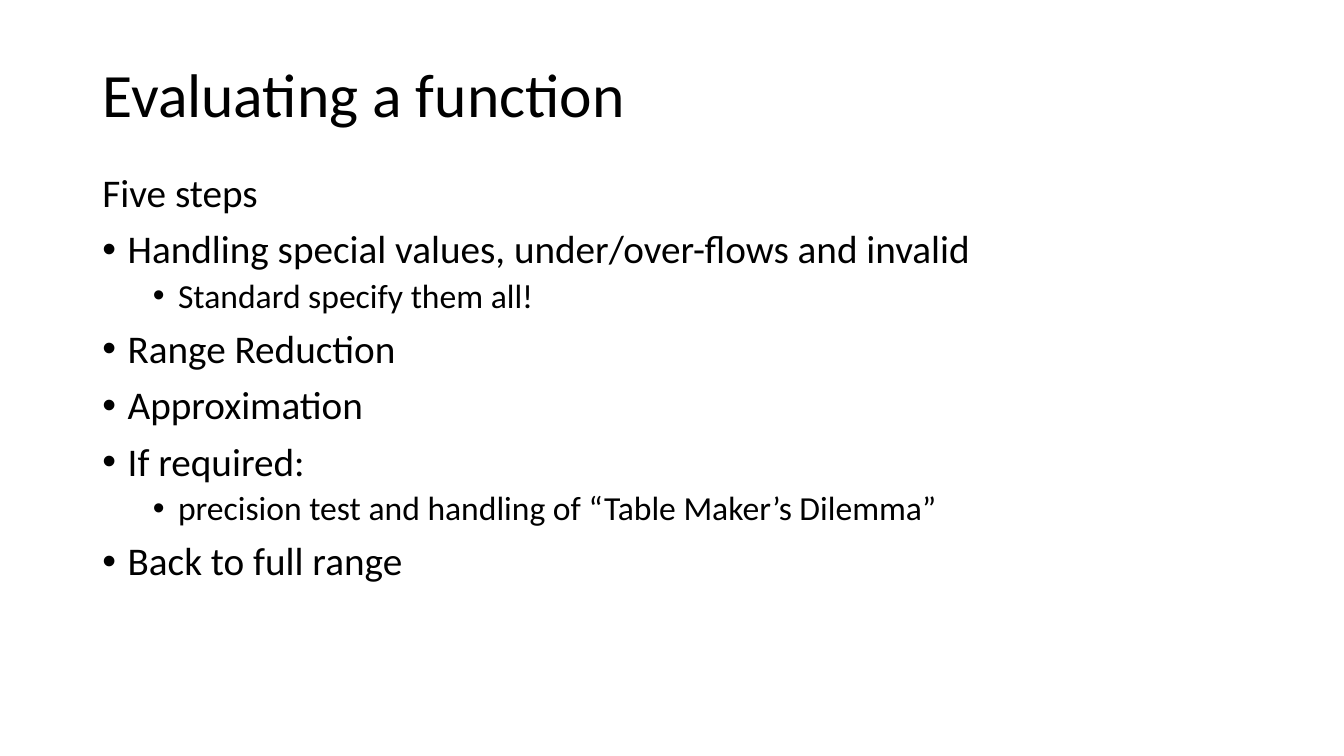
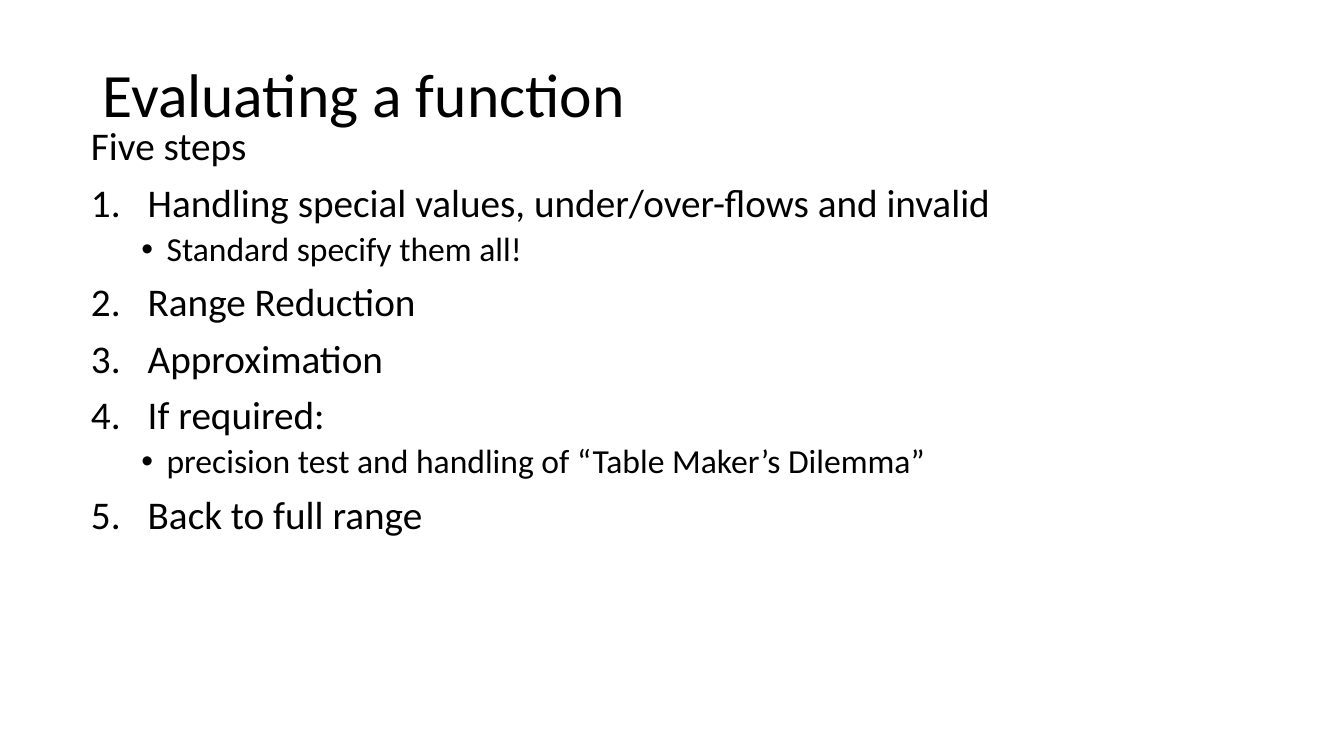
Before and after one commit to VinInn/FPCourse, a slide deck: slide 28 of Slides/FPforScientist.pptx. Drawn at 1344x756 pixels with LibreOffice and Linux fonts; fonts in the diff are those of the drawing. Boxes give left, top, right and bottom in pixels: in the first picture for what was removed or moved away, otherwise in the second. Text is boxed around its words. In the diff, an @@ line names an element or a change of style, - is before the commit and + after.

Commit message:
get range reduction right

```diff
--- a/Slides/FPforScientist.pptx
+++ b/Slides/FPforScientist.pptx
@@ text "Five steps": place and size @@
-text "Five steps" at [102, 180, 969, 582]
+text "Five steps" at [91, 133, 990, 536]
@@ text at [148, 189, 990, 536]: bullet • to 1. @@
```
Also in this commit, not shown: 7 other slides changed.
